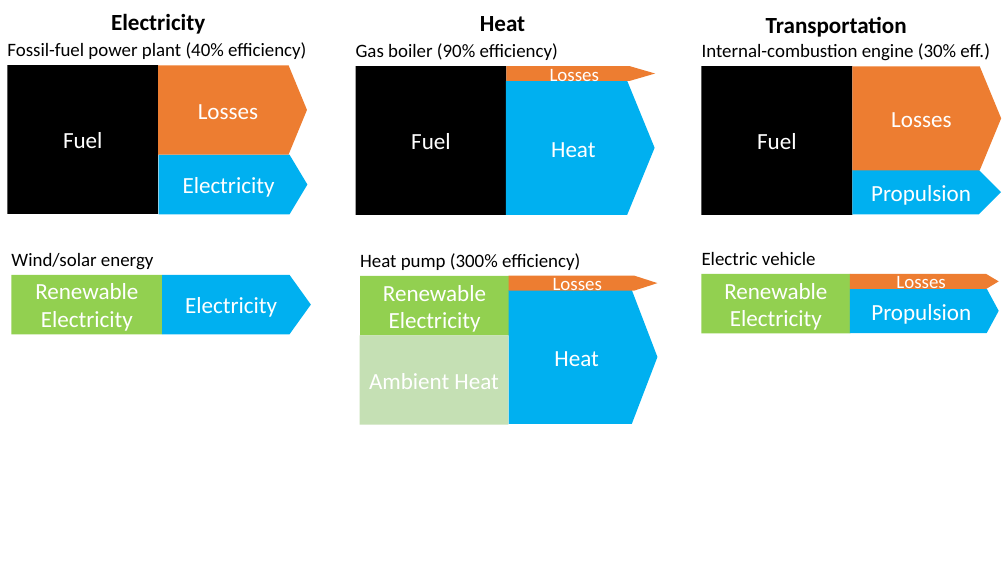
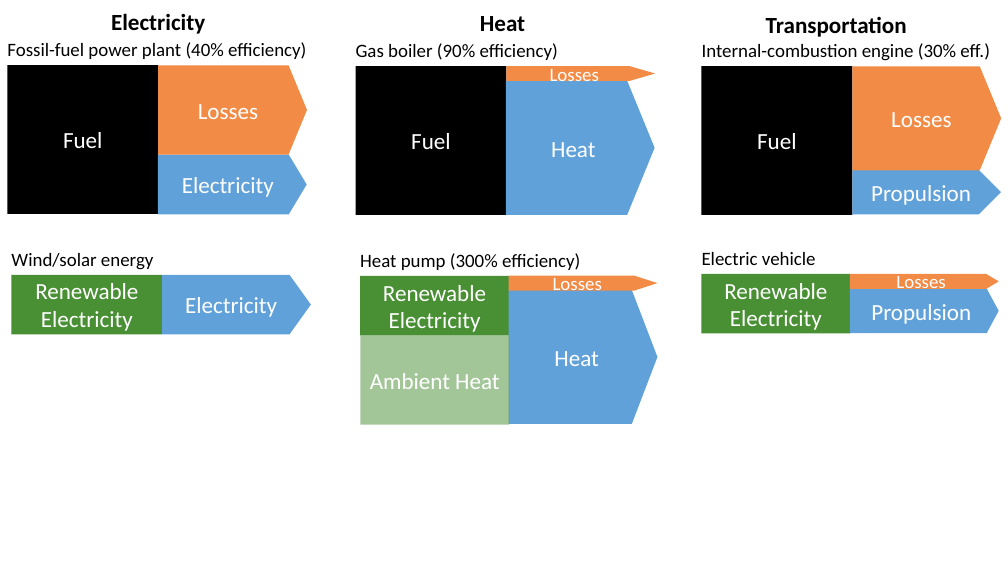
Before and after one commit to martavp/pv-textbook, a slide deck: slide 1 of Figures/Chapter_14/drawings/Fig14.X_electrify_everything.pptx. Drawn at 1008x567 pixels with LibreOffice and Linux fonts; fonts in the diff are those of the drawing. Boxes give left, top, right and bottom in pixels: in the first picture for what was removed or moved away, otherwise in the second. Text is boxed around its words. In the diff, an @@ line names an element or a change of style, - is before the commit and + after.

```diff
--- a/Figures/Chapter_14/drawings/Fig14.X_electrify_everything.pptx
+++ b/Figures/Chapter_14/drawings/Fig14.X_electrify_everything.pptx
@@ fill #00B0F0 to #5FA1D8 in 6 elements at <box>162,275,311,335</box>, <box>506,81,655,215</box>, <box>852,170,1001,215</box>, <box>850,289,999,333</box>, <box>509,290,658,424</box>, <box>158,155,307,215</box> @@
@@ fill #ED7D31 to #F18B45 in 5 elements at <box>158,65,307,154</box>, <box>507,66,656,81</box>, <box>853,67,1002,171</box>, <box>850,274,999,289</box>, <box>509,276,658,291</box> @@
@@ fill #92D050 to #498F34 in 3 elements at <box>11,275,162,335</box>, <box>360,276,509,336</box>, <box>702,274,851,333</box> @@
@@ rectangle "Ambient Heat" at <box>361,336,510,425</box>: fill #C5E0B4 to #498F34 at 50% opacity @@
```
Also in this commit, not shown: 4 other files.
